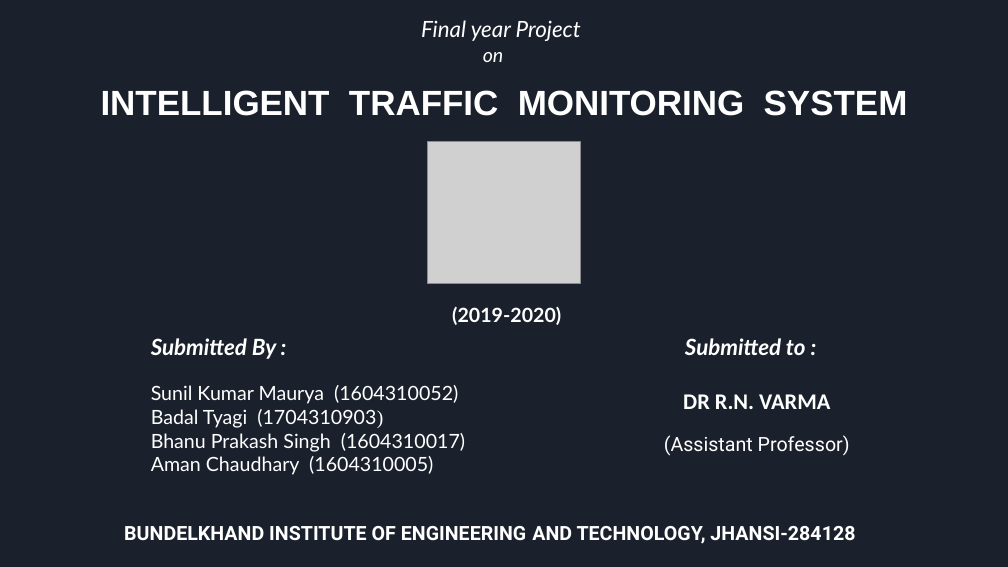
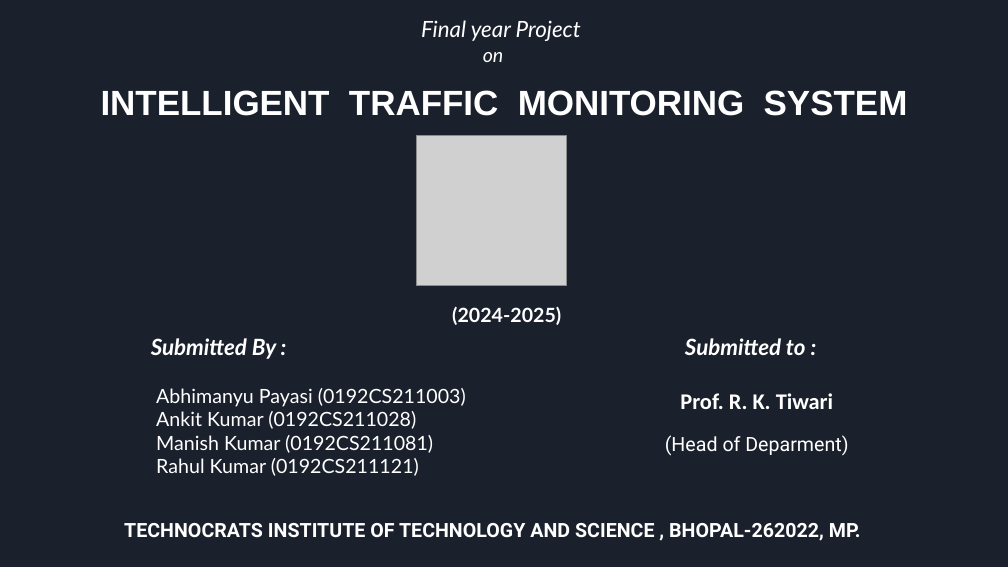
Before and after one commit to bjmanish/Intelligence-traffic-monitoring-system, a slide deck: slide 1 of Intelligence Traffic monitoing system.pptx. Drawn at 1008x567 pixels with LibreOffice and Linux fonts; fonts in the diff are those of the drawing; grey boxes stand for pictures. Boxes give left, top, right and bottom in pixels: in the first picture for what was removed or moved away, otherwise in the second. Text is boxed around its words. In the diff, an @@ line names an element or a change of style, - is before the commit and + after.

```diff
--- a/Intelligence Traffic monitoing system.pptx
+++ b/Intelligence Traffic monitoing system.pptx
@@ picture: place and size @@
-picture at bbox=[427, 142, 581, 283]
+picture at bbox=[416, 136, 565, 286]
@@ text at bbox=[452, 307, 561, 325]: text changed @@
-(2019-2020)
+(2024-2025)
@@ text at bbox=[156, 388, 466, 476]: text changed @@
-Sunil Kumar Maurya (1604310052)
-Badal Tyagi (1704310903)
-Bhanu Prakash Singh (1604310017)
-Aman Chaudhary (1604310005)
+Abhimanyu Payasi (0192CS211003)
+Ankit Kumar (0192CS211028)
+Manish Kumar (0192CS211081)
+Rahul Kumar (0192CS211121)
@@ text at bbox=[665, 393, 848, 456]: text changed @@
-DR R.N. VARMA
-(Assistant Professor)
+Prof. R. K. Tiwari
+(Head of Deparment)
@@ text at bbox=[124, 523, 861, 541]: text changed @@
-BUNDELKHAND INSTITUTE OF ENGINEERING AND TECHNOLOGY, JHANSI-284128
+TECHNOCRATS INSTITUTE OF TECHNOLOGY AND SCIENCE , BHOPAL-262022, MP.
```
Also in this commit, not shown: 4 other slides changed, 1 slide added, 1 slide removed, 6 other files.
